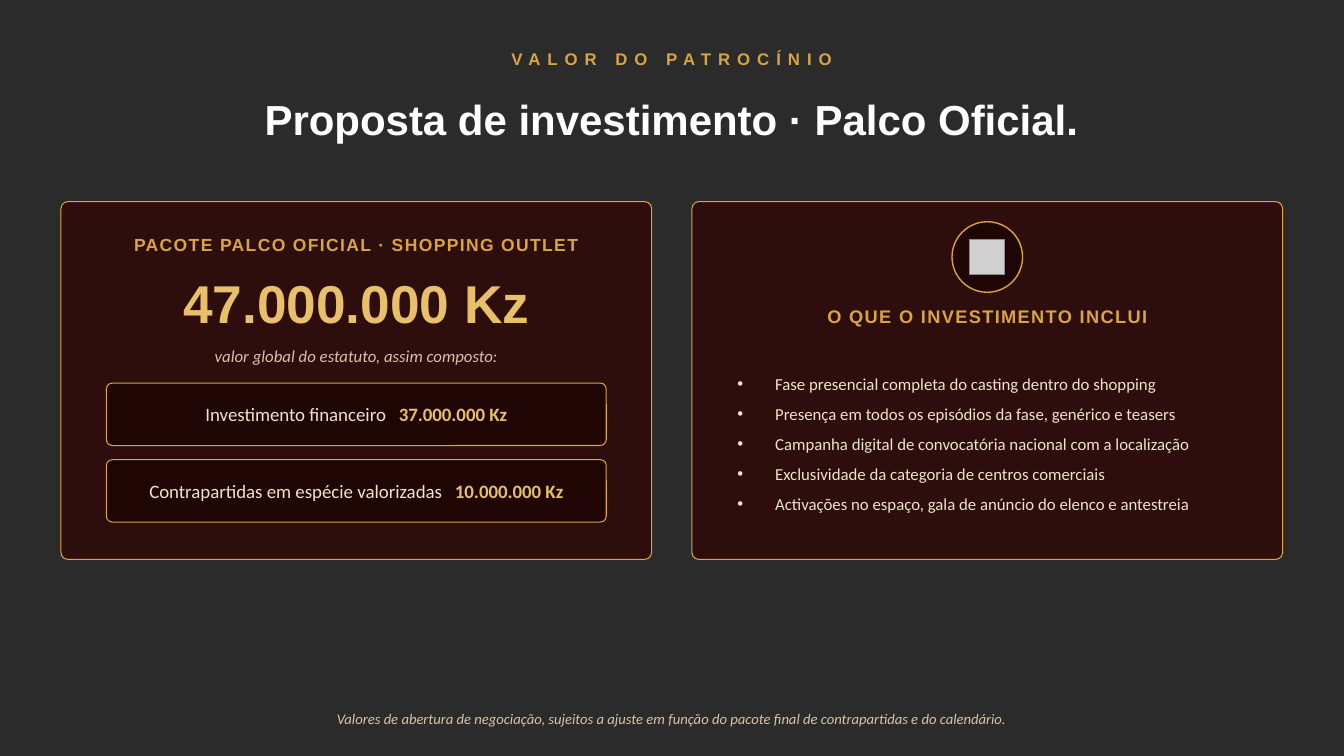
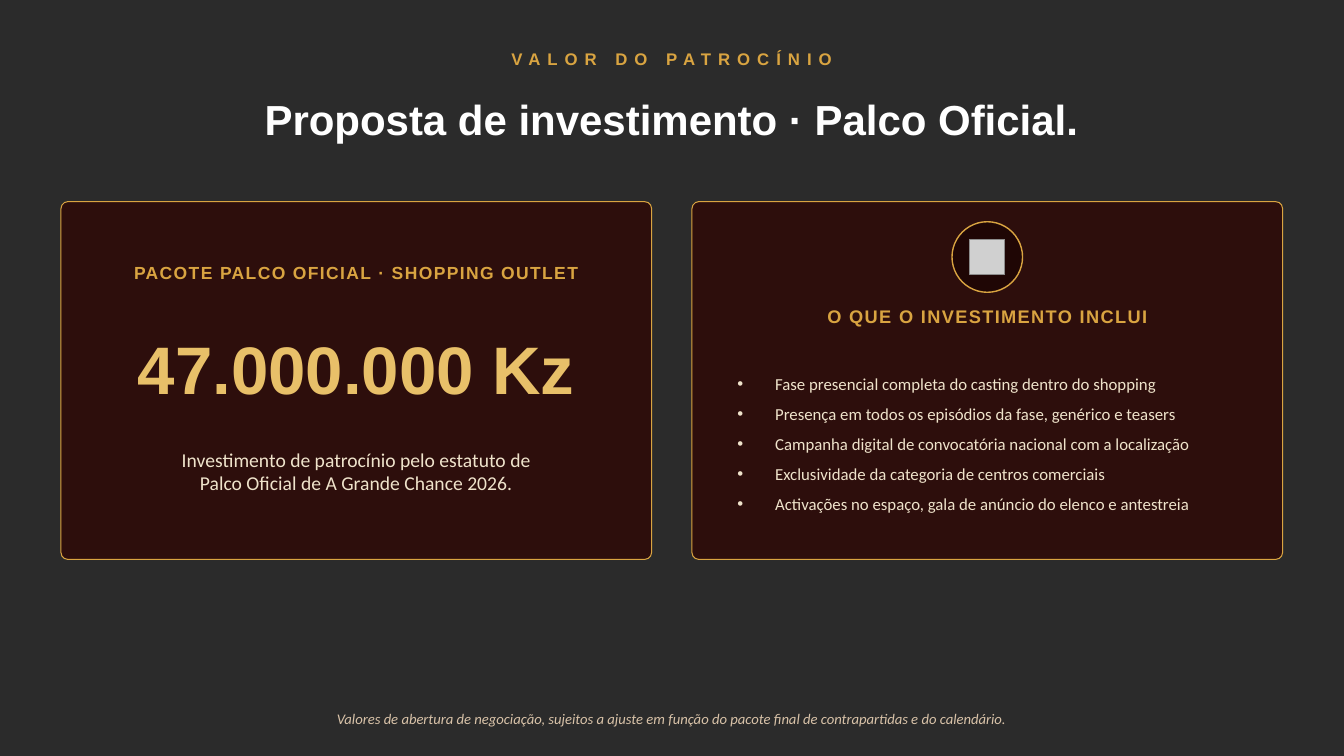
Before and after one commit to smvelloso/Redegirassol, a slide deck: slide 10 of projectos/A-Grande-Chance-2026-Shopping-Outlet.pptx. Drawn at 1344x756 pixels with LibreOffice and Linux fonts; fonts in the diff are those of the drawing; grey boxes stand for pictures; background and template pictures are left out; a plain dark background stands for a picture behind light text. Boxes give left, top, right and bottom in pixels: in the first picture for what was removed or moved away, otherwise in the second. Text is boxed around its words. In the diff, an @@ line names an element or a change of style, - is before the commit and + after.

```diff
--- a/projectos/A-Grande-Chance-2026-Shopping-Outlet.pptx
+++ b/projectos/A-Grande-Chance-2026-Shopping-Outlet.pptx
@@ text "PACOTE PALCO OFICIAL · SHOPPING ..." moved from (x1=134, y1=239, x2=578, y2=251) to (x1=134, y1=267, x2=578, y2=279) @@
@@ text "47.000.000 Kz" moved from (x1=183, y1=286, x2=529, y2=324) to (x1=138, y1=347, x2=574, y2=395) @@
@@ text "47.000.000 Kz" at (x1=138, y1=347, x2=574, y2=395): size 38 to 48 pt @@
@@ text removed at (x1=215, y1=350, x2=498, y2=365) @@
-valor global do estatuto, assim composto:
@@ rounded rectangle removed at (x1=106, y1=383, x2=606, y2=446) @@
@@ text removed at (x1=205, y1=408, x2=507, y2=421) @@
-Investimento financeiro 37.000.000 Kz
@@ rounded rectangle removed at (x1=106, y1=460, x2=606, y2=522) @@
@@ text added at (x1=182, y1=453, x2=530, y2=490), 14 pt, text #EFE3CB @@
+Investimento de patrocínio pelo estatuto de
+Palco Oficial de A Grande Chance 2026.
@@ text removed at (x1=149, y1=485, x2=563, y2=501) @@
-Contrapartidas em espécie valorizadas 10.000.000 Kz
```
Also in this commit, not shown: 1 other file.
